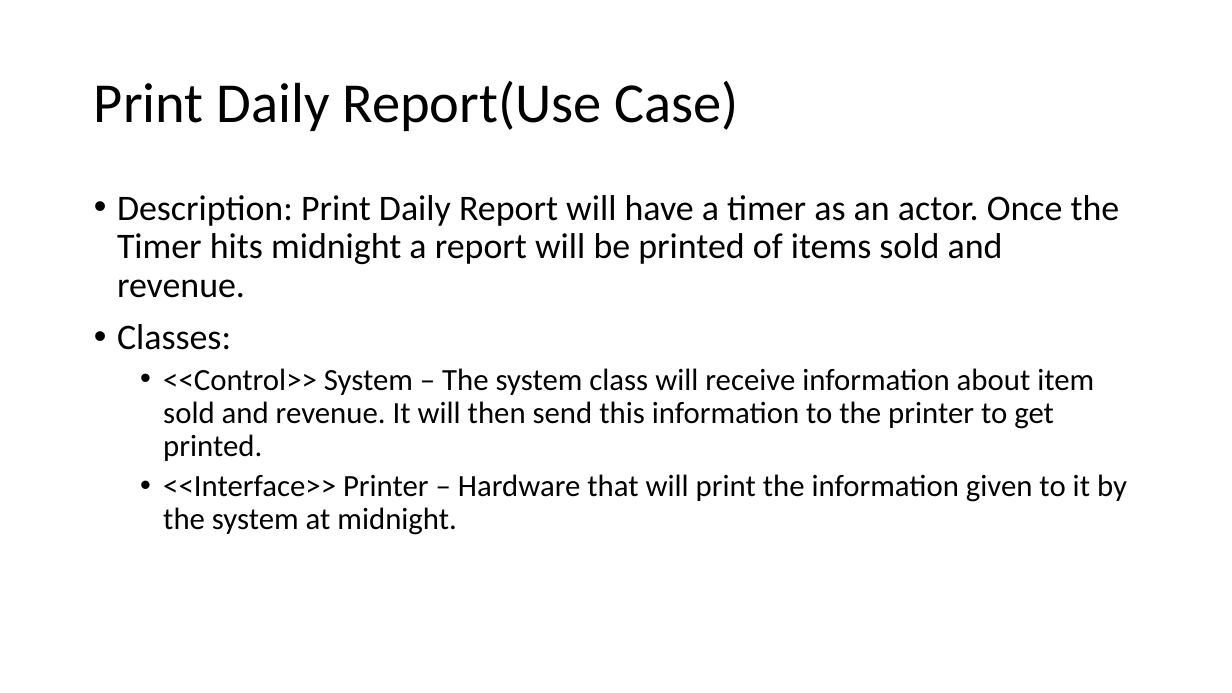
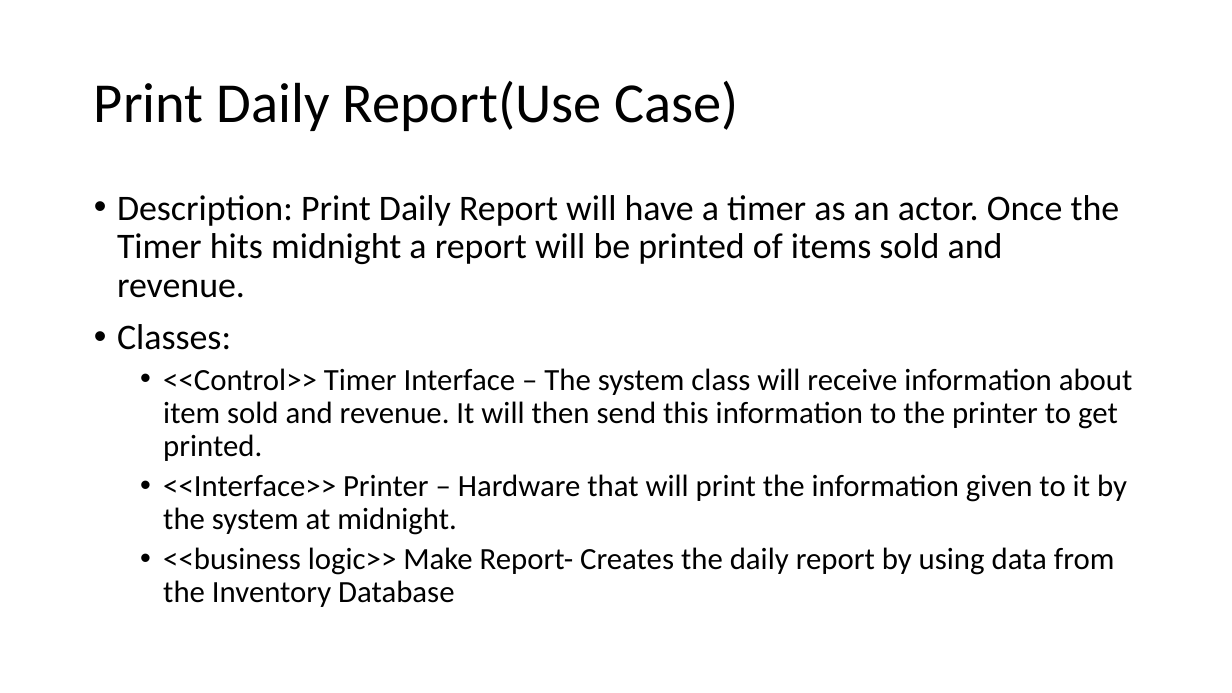
Before and after one commit to Mattjordan29/404ProjectNotFound, a slide deck: slide 22 of Automated Supermarket Checkout System (AutoScouts).pptx. Drawn at 1232x693 pixels with LibreOffice and Linux fonts; fonts in the diff are those of the drawing. Boxes give left, top, right and bottom in pixels: in the first picture for what was removed or moved away, otherwise in the second. Text is boxed around its words. In the diff, an @@ line names an element or a change of style, - is before the commit and + after.

```diff
--- a/Automated Supermarket Checkout System (AutoScouts).pptx
+++ b/Automated Supermarket Checkout System (AutoScouts).pptx
@@ text at (163,368,1133,461): text changed @@
-  • <<Control>> System – The system class will receive information about item sold and revenue. It will then send this information to the printer to get printed.
+  • <<Control>> Timer Interface – The system class will receive information about item sold and revenue. It will then send this information to the printer to get printed.
@@ text at (163,547,1114,607): paragraph added @@
+  • <<business logic>> Make Report- Creates the daily report by using data from the Inventory Database
```
Also in this commit, not shown: 5 other slides changed.
